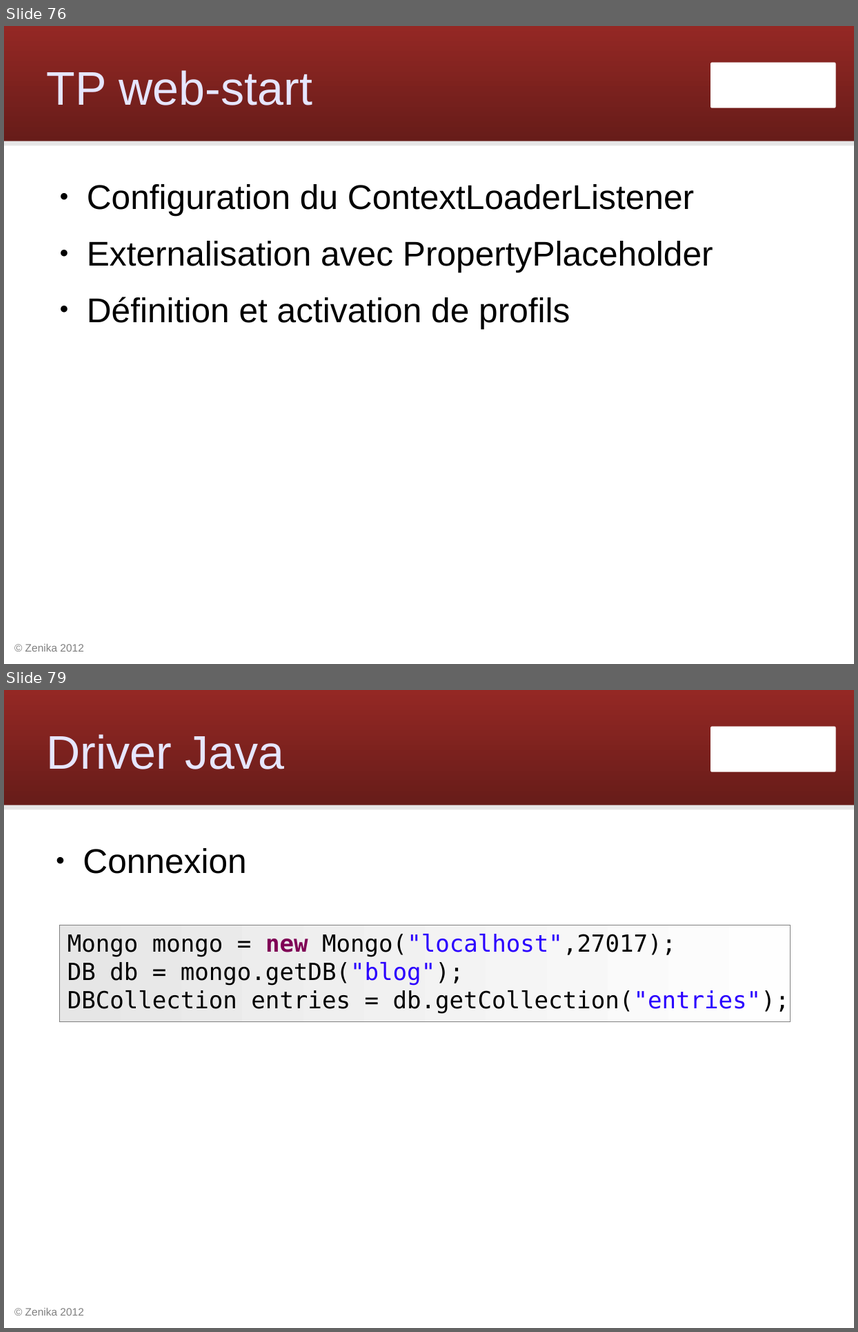
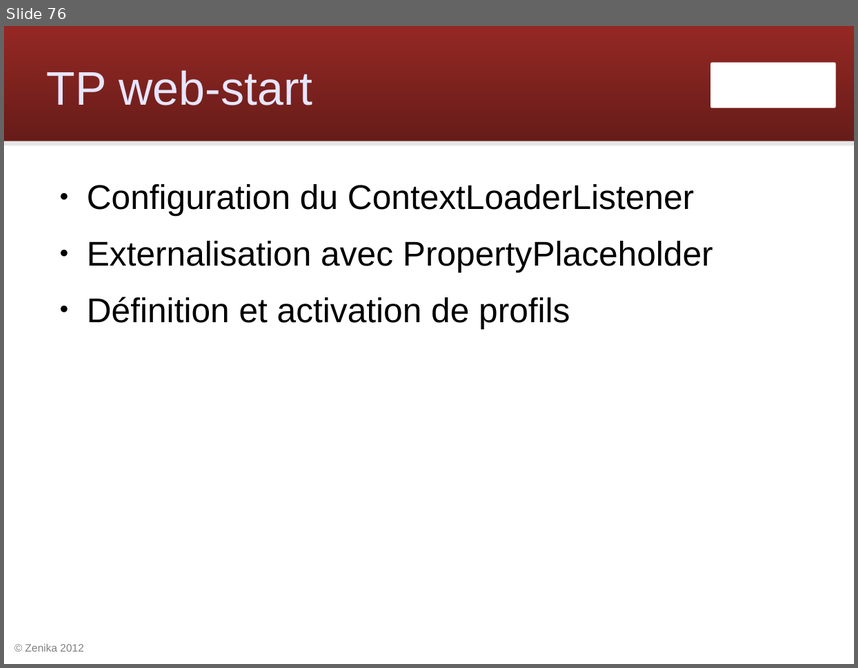
Before and after one commit to Zenika/workshop-spring-core, a slide deck: spring-workshop.odp. Shown one above the other, each under a label of ours: slides 76 and 79 before the commit, slide 76 after it; the slides between them are not shown. The pictures are 858x1332 and 858x668 pixels, drawn with LibreOffice and Linux fonts; fonts in the diff are those of the drawing; background and template pictures are left out. Boxes give left, top, right and bottom in pixels: in the first picture for what was removed or moved away, otherwise in the second. Text is boxed around its words. In the diff, an @@ line names an element or a change of style, - is before the commit and + after.

```diff
--- a/spring-workshop.odp
+++ b/spring-workshop.odp
@@ slide 79 removed at (4,690,854,1328), background #FFFFFF; not listed: 4 template elements that a slide beside it also shows @@
@@ title removed at (47,734,285,769) @@
-Driver Java
@@ text removed at (83,848,246,874) @@
-● Connexion
@@ rectangle removed at (59,925,790,1022) @@
-Mongo mongo = new Mongo("localhost",27017);
-DB db = mongo.getDB("blog");
-DBCollection entries = db.getCollection("entries");
```
Also in this commit, not shown: 1 slide added, 3 other slides removed.
